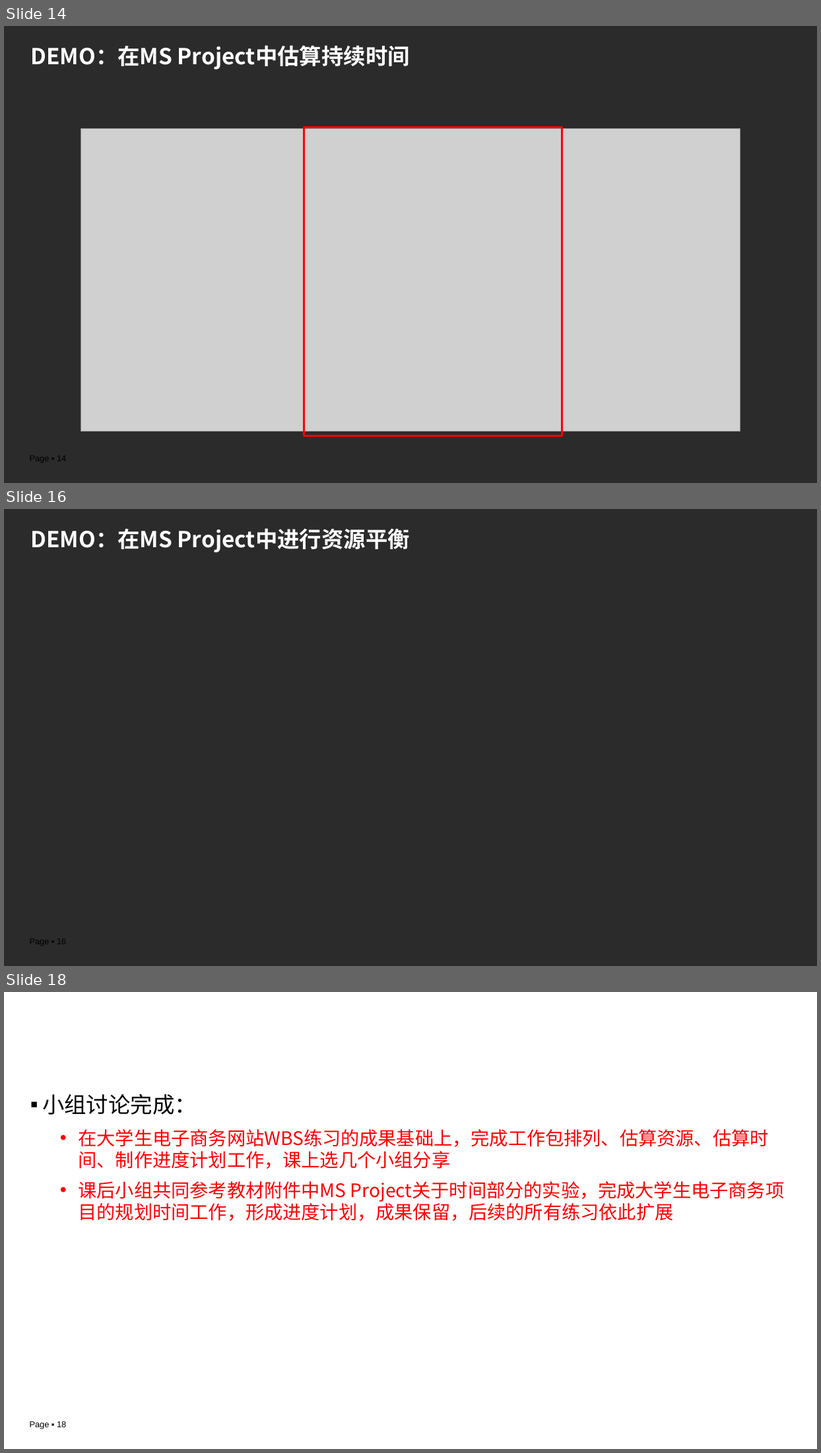
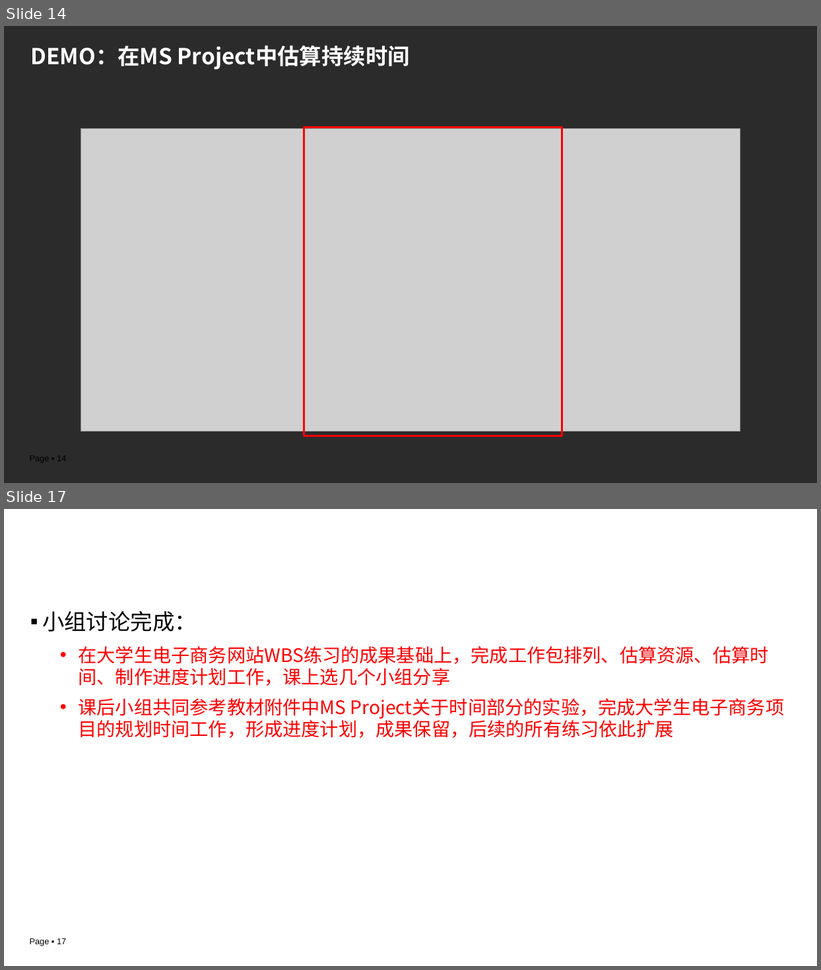
Before and after one commit to edu2act/course-IT-Project-Management, a slide deck: materials/slides/ch03-2.pptx. Shown one above the other, each under a label of ours: slides 14, 16 and 18 before the commit, slides 14 and 17 after it; the slides between them are not shown. The pictures are 821x1453 and 821x970 pixels, drawn with LibreOffice and Linux fonts; fonts in the diff are those of the drawing; grey boxes stand for pictures; background and template pictures are left out; a plain dark background stands for a picture behind light text. Boxes give left, top, right and bottom in pixels: in the first picture for what was removed or moved away, otherwise in the second. Text is boxed around its words. In the diff, an @@ line names an element or a change of style, - is before the commit and + after.

```diff
--- a/materials/slides/ch03-2.pptx
+++ b/materials/slides/ch03-2.pptx
@@ slide 16 removed at [4,509,817,966], background picture (left out); not listed: 1 template element that a slide beside it also shows @@
@@ title removed at [30,528,410,553] @@
-DEMO：在MS Project中进行资源平衡
@@ what was slide 18 is now slide 17 @@
@@ page number at [30,939,66,947]: text changed @@
-Page ▪ 18
+Page ▪ 17
```
Also in this commit, not shown: 9 slides changed, 1 other file.
